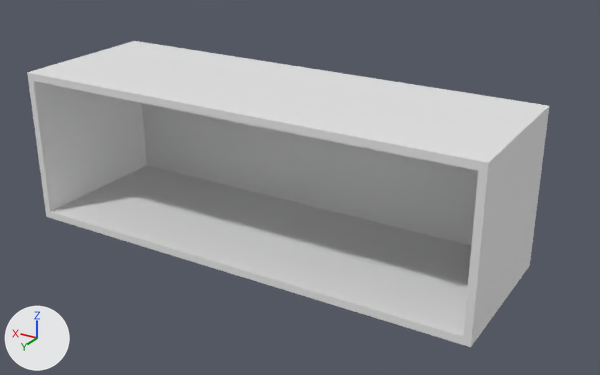
Two versions of the FBX model Assets/Meshes/Room Assembling/Room_assembling_001.fbx, one commit apart.
The view is the same before and after, from a 50 mm lens placed at (-16.34, 13.93, 9.59), pointed at (-6.28, -2.83, 1.21). Every picture has the same lights, and +X, +Y and +Z are marked at lower left. Where no turn or scale is listed for an object, it has been applied to the vertices.

Names of what the first picture shows: 'Room_assembling_001'.
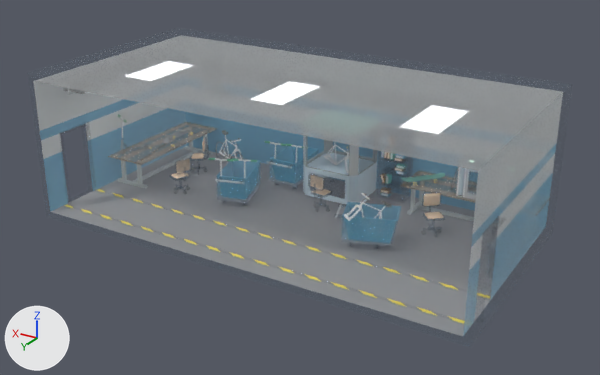
Boxes [x1, y1, x2, y2] around the edits, measured in the pictures (600 x 375 px):
'Room_assembling_001', surface changed, reshaped (grey to blue): before [27, 41, 549, 347]; after [33, 35, 563, 336]
part 1 of me_cube_007, built on: before [27, 41, 549, 346]; after [33, 35, 563, 336]
part 2 of me_cube_007, surface changed: before [27, 73, 488, 347]

What changed in the scene script:
```text
Add img_tex_main_png_001:
    img_tex_main_png_001 = load_image('Tex_main.png.001', '../../Textures/Tex_main.png', 4000, 4000, 'sRGB')
Add img_tex_main_png:
    img_tex_main_png = load_image('Tex_main.png', '../../Textures/Tex_main.png', 4000, 4000, 'Non-Color')
Change mat_tex_main:
    add n2 = _N.new('ShaderNodeTexImage'); n2.name = 'Image Texture'
    add n2.image = img_tex_main_png
    add n3 = _N.new('ShaderNodeTexImage'); n3.name = 'Image Texture.001'
    add n3.image = img_tex_main_png
    where n0 = _N.new('ShaderNodeBsdfPrincipled'); n0.name = 'Principled BSDF'
    add _L.new(n2.outputs[0], n0.inputs[0])  # 'Color' to 'Base Color'
    add _L.new(n3.outputs[0], n0.inputs[4])  # 'Color' to 'Alpha'
Add mat_tex_main_glow:
    mat_tex_main_glow = bpy.data.materials.new('Tex_main_glow')
    # uses the picture img_tex_main_png
    # uses the picture img_tex_main_png_001
Change me_cube_007:
    used by ob_room_assembling_001; location = (0.0, 0.0, 0.0)
    remove me_cube_007.from_pydata(...)  # 36 vertices, 34 faces; spans x -12.0..0.0, y -4.0..0.0, z 0.0..4.0
    add me_cube_007.from_pydata(...)  # 15458 vertices, 15004 faces; spans x -12.0..0.19, y -6.0..0.0, z 0.0..4.0
    me_cube_007 part 1: 20 vertices removed from x -12.0..0.0, y -4.0..-3.91, z 0.0..4.0; 15442 vertices added at x -12.0..0.19, y -6.0..0.0, z 0.0..4.0
    me_cube_007 part 2: 6 kept faces spanning x -12.0..0.0, y 0.0, z 0.0..4.0 get new texture (UV) coordinates
    add me_cube_007.materials.append(mat_tex_main_glow)
```
